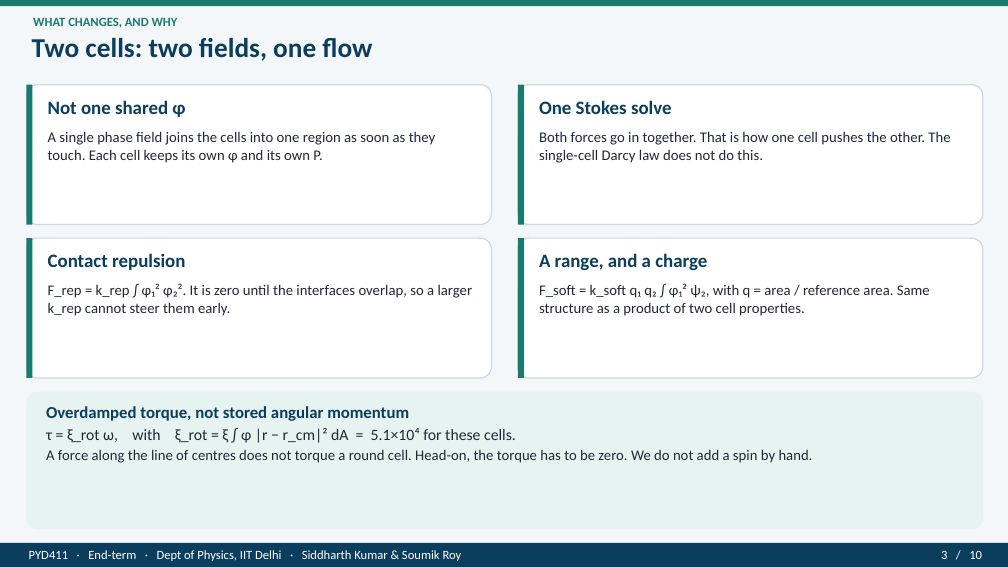
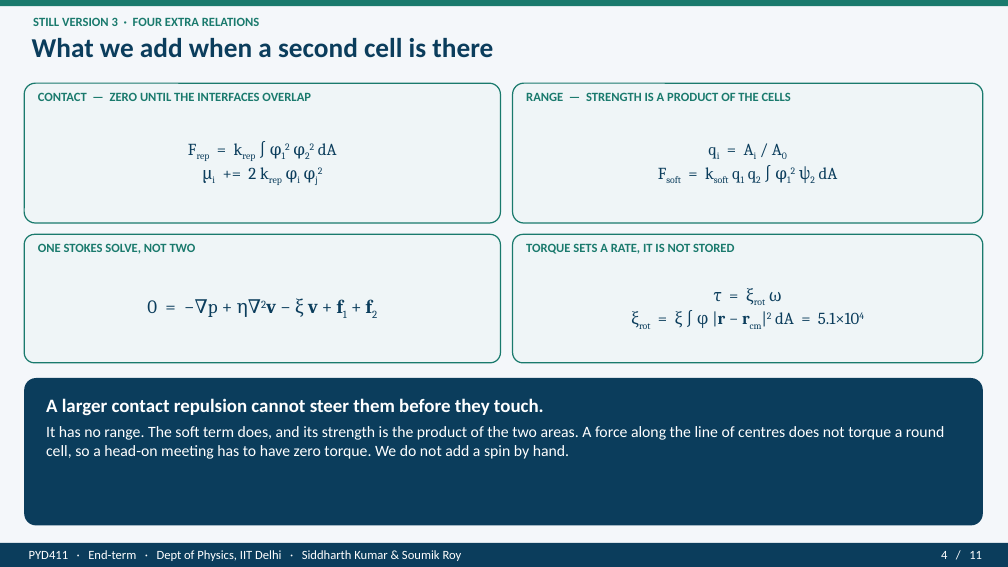
Before and after one commit to ariaydrouch/f, a slide deck: slide 4 of presentation/SPCP_2023PH10741_2601PYD411_FP.pptx (slide 3 before the commit). Drawn at 1008x567 pixels with LibreOffice and Linux fonts; fonts in the diff are those of the drawing. Boxes give left, top, right and bottom in pixels: in the first picture for what was removed or moved away, otherwise in the second. Text is boxed around its words. In the diff, an @@ line names an element or a change of style, - is before the commit and + after.

```diff
--- a/presentation/SPCP_2023PH10741_2601PYD411_FP.pptx
+++ b/presentation/SPCP_2023PH10741_2601PYD411_FP.pptx
@@ text at bbox=[33, 17, 259, 26]: text changed @@
-WHAT CHANGES, AND WHY
+STILL VERSION 3 · FOUR EXTRA RELATIONS
@@ text at bbox=[32, 38, 493, 58]: text changed @@
-Two cells: two fields, one flow
+What we add when a second cell is there
@@ rounded rectangle: place and size @@
-rounded rectangle at bbox=[26, 85, 492, 225]
+rounded rectangle at bbox=[24, 83, 501, 223]
@@ rectangle removed at bbox=[26, 85, 33, 225] @@
@@ rounded rectangle: place and size @@
-rounded rectangle at bbox=[518, 85, 983, 225]
+rounded rectangle at bbox=[513, 83, 983, 223]
@@ rectangle removed at bbox=[518, 85, 524, 225] @@
@@ text "Frep = krep ∫ φ12 ..." at bbox=[248, 143, 337, 179]: vertical alignment top to middle @@
@@ text added at bbox=[38, 92, 311, 101], 12 pt, text #1A7A6D, bold @@
+CONTACT — ZERO UNTIL THE INTERFACES OVERLAP
@@ text added at bbox=[526, 92, 791, 101], 12 pt, text #1A7A6D, bold @@
+RANGE — STRENGTH IS A PRODUCT OF THE CELLS
@@ text removed at bbox=[48, 131, 436, 163] @@
-A single phase field joins the cells into one region as soon as they touch. Each cell keeps its own φ and its own P.
@@ text at bbox=[248, 143, 337, 179]: text changed; size 18 to 16 pt; font Calibri to Cambria; bold off @@
-Not one shared φ
+Frep = krep ∫ φ12 φ22 dA
+μi += 2 krep φi φj2
@@ text removed at bbox=[539, 131, 950, 163] @@
-Both forces go in together. That is how one cell pushes the other. The single-cell Darcy law does not do this.
@@ text added at bbox=[819, 167, 838, 179], 16 pt, text #0B3D5C @@
+qi = Ai / A0
+Fsoft = ksoft q1 q2 ∫ φ12 ψ2 dA
@@ fill #FFFFFF to #EFF5F7; outline #D0D7DE 1.15 pt to #1A7A6D 1.15 pt in 4 elements at bbox=[24, 83, 501, 223], bbox=[513, 83, 983, 223], bbox=[513, 234, 983, 363], bbox=[24, 234, 501, 363] @@
@@ rounded rectangle: place and size @@
-rounded rectangle at bbox=[26, 238, 492, 378]
+rounded rectangle at bbox=[24, 234, 501, 363]
@@ rectangle removed at bbox=[26, 238, 33, 378] @@
@@ rounded rectangle: place and size @@
-rounded rectangle at bbox=[518, 238, 983, 378]
+rounded rectangle at bbox=[513, 234, 983, 363]
@@ rectangle removed at bbox=[518, 238, 524, 378] @@
@@ text at bbox=[38, 243, 196, 254]: text changed; size 18 to 12 pt; text colour #0B3D5C to #1A7A6D @@
-One Stokes solve
+ONE STOKES SOLVE, NOT TWO
@@ text removed at bbox=[48, 253, 185, 270] @@
-Contact repulsion
@@ text added at bbox=[526, 243, 734, 254], 12 pt, text #1A7A6D, bold @@
+TORQUE SETS A RATE, IT IS NOT STORED
@@ text removed at bbox=[539, 253, 707, 271] @@
-A range, and a charge
@@ text removed at bbox=[48, 283, 473, 316] @@
-F_rep = k_rep ∫ φ₁² φ₂². It is zero until the interfaces overlap, so a larger k_rep cannot steer them early.
@@ text added at bbox=[147, 298, 318, 317], 18 pt, text #0B3D5C @@
+0 = −∇p + η∇2v − ξ v + f1 + f2
@@ text removed at bbox=[539, 283, 930, 316] @@
-F_soft = k_soft q₁ q₂ ∫ φ₁² ψ₂, with q = area / reference area. Same structure as a product of two cell properties.
@@ text added at bbox=[675, 292, 859, 328], 16 pt, text #0B3D5C @@
+τ = ξrot ω
+ξrot = ξ ∫ φ |r − rcm|2 dA = 5.1×104
@@ rounded rectangle: place and size @@
-rounded rectangle at bbox=[26, 392, 983, 529]
+rounded rectangle at bbox=[24, 378, 983, 526]
@@ rounded rectangle at bbox=[24, 378, 983, 526]: fill #E7F3F1 to #0B3D5C @@
@@ text at bbox=[46, 398, 944, 459]: text changed; size 14 to 15 pt; text colour #1F2937 to #FFFFFF @@
-Overdamped torque, not stored angular momentum
-τ = ξ_rot ω, with ξ_rot = ξ ∫ φ |r − r_cm|² dA = 5.1×10⁴ for these cells.
-A force along the line of centres does not torque a round cell. Head-on, the torque has to be zero. We do not add a spin by hand.
+A larger contact repulsion cannot steer them before they touch.
+It has no range. The soft term does, and its strength is the product of the two areas. A force along the line of centres does not torque a round cell, so a head-on meeting has to have zero torque. We do not add a spin by hand.
@@ text at bbox=[941, 551, 982, 559]: text changed @@
-3 / 10
+4 / 11
```
Also in this commit, not shown: 7 other slides changed, 1 slide added, 1 other file.
